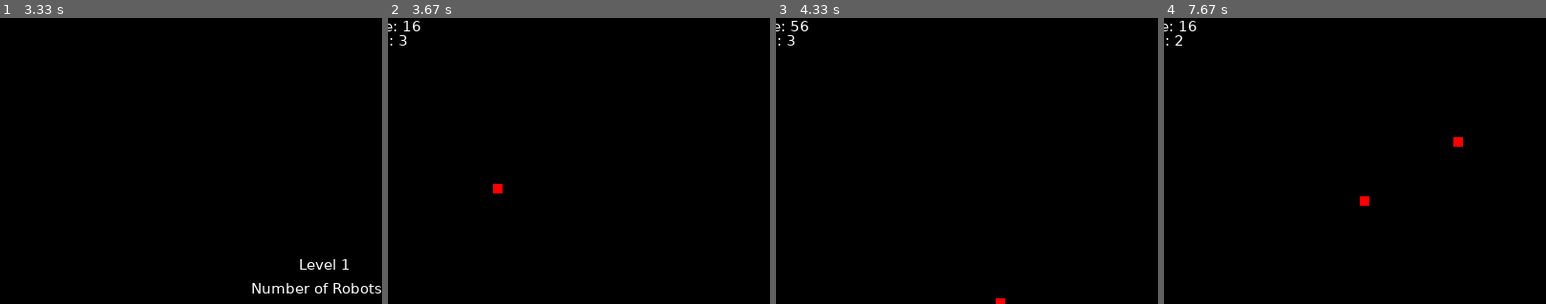
Above: before the commit, frames 1-4 (left to right).
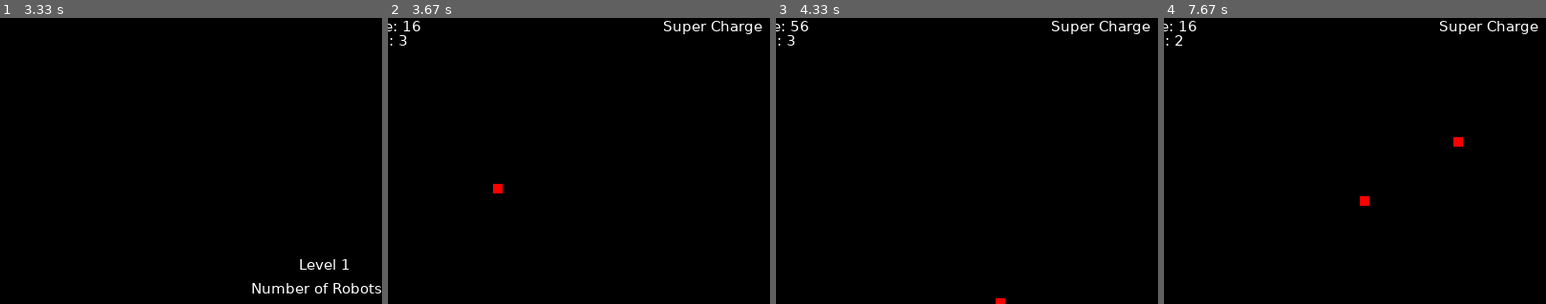
Above: after the commit, the same moments.

Repository: tahmed5/pygame_fun
Game: pygame game, started from main.py
Two runs of this game, one before a commit and one after it. Both use one fixed random seed, a clock stepped at 60 frames per second and the inputs below.
Inputs (mouse positions are % of the whole screen's width and height, from its top left):
- Up to frame 1 (3.33 s): click (28, 80) at 0.38 s
- Up to frame 2 (3.67 s): tap Enter at 3.37 s
- Up to frame 3 (4.33 s): hold A from 4.07 s (still down)
- Up to frame 4 (7.67 s): release A at 4.53 s
The pictures show only the part of the screen within x 5-55%, y 0-50%; the shares and areas given below are measured in that part.

Frame 1 is identical in both runs. In frame 2, 0.4% of the frame differs, in the area x 72-98%, y 1-6%; in frame 3, 0.4%; in frame 4, 0.4%.

Commit message:
Add files via upload

Diff:
--- a/main.py
+++ b/main.py
@@ -240,8 +240,9 @@
     generate_bots()
     countdown()
 
-def super_charge():
-    pass
+def super_charge_bar():
+    text = smallfont.render('Super Charge', True, white)
+    board.blit(text,[width/2 - 75, 0])
 
 def start_menu():
     global menu
@@ -283,7 +284,7 @@
 #MAIN GAME LOOP
 while gameloop == True:
     num_scraps = 0
-    super_charge()
+
     fps.tick(60) #Sets FPS to 60
     for event in pygame.event.get(): #Checks each event
         if event.type == pygame.QUIT: #If one of the events are quit (when the user clicks the X in the top right corner) the window closes
@@ -331,8 +332,8 @@
         generate_bots()
         countdown()
     timer += 1
-    print(fps)
     player.draw()
+    super_charge_bar()
     pygame.display.update()
 
 print('Thank You For Playing')
